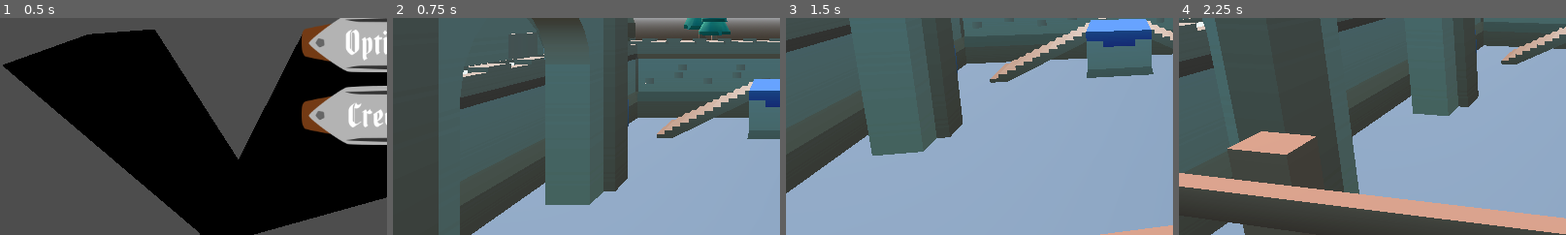
Above: before the commit, frames 1-4 (left to right).
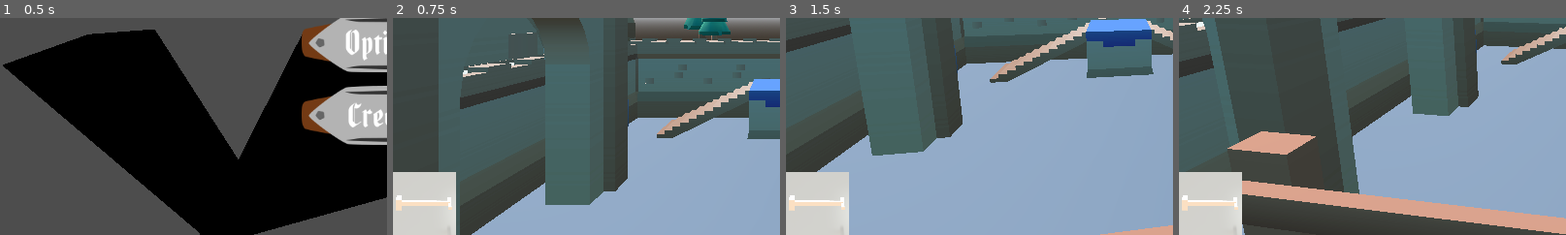
Above: after the commit, the same moments.

Repository: CodeyWinslow/brackeys_2025_1
Game: Godot game, scene res://scenes/start_scene.tscn
Two runs of this game, one before a commit and one after it. Both use one fixed random seed, a clock stepped at 60 frames per second and the inputs below.
Inputs (mouse positions are % of the whole screen's width and height, from its top left):
- Up to frame 1 (0.5 s): no input
- Up to frame 2 (0.75 s): click "Play" at 0.5 s
- Up to frame 3 (1.5 s): tap Enter at 1.25 s; move the mouse to (55, 50) at 1.27 s; press the mouse at (55, 50) at 1.28 s; hold Up from 1.28 s (still down)
- Up to frame 4 (2.25 s): keep holding Up; tap Space at 2 s; move the mouse to (45, 50) at 2.02 s; release the mouse at (45, 50) at 2.03 s; right-click (45, 50) at 2.1 s
The pictures show only the part of the screen within x 0-50%, y 50-100%; the shares and areas given below are measured in that part.

Frame 1 is identical in both runs. In frame 2, 4.7% of the frame differs, in the area x 0-17%, y 70-100%; in frame 3, 4.7%; in frame 4, 4.7%.
Error before the commit: Invalid access to property or key 'bolts' on a base object of type 'Nil'. (res://scripts/GUI/hud.gd:33)

Commit message:
RIP to UID

Diff:
--- a/godot/brackeyssnipergame/scenes/stages/wedding_stage.tscn
+++ b/godot/brackeyssnipergame/scenes/stages/wedding_stage.tscn
@@ -1,8 +1,6 @@
-[gd_scene load_steps=17 format=3 uid="uid://bxi3joe7riqat"]
+[gd_scene load_steps=16 format=3 uid="uid://bxi3joe7riqat"]
 
 [ext_resource type="PackedScene" uid="uid://jxsemljcrvni" path="res://prefabs/director.tscn" id="1_uvbfl"]
-[ext_resource type="Script" path="res://scripts/GUI/hud.gd" id="2_skfys"]
-[ext_resource type="Texture2D" uid="uid://b8m44jalstqwr" path="res://assets/textures/crosshair.png" id="3_lj7vg"]
 [ext_resource type="PackedScene" uid="uid://2cefjfyebjct" path="res://assets/models/stairs-stone.glb" id="4_8gb86"]
 [ext_resource type="PackedScene" uid="uid://cbnj5eh1jxe02" path="res://assets/models/tower-square-base-color.glb" id="5_8wilg"]
 [ext_resource type="PackedScene" uid="uid://tp2qkruajkqt" path="res://assets/models/wall.glb" id="6_5m8xu"]
@@ -12,6 +10,7 @@
 [ext_resource type="PackedScene" uid="uid://ckdm2w736h5fc" path="res://assets/models/door.glb" id="10_o0s6l"]
 [ext_resource type="PackedScene" uid="uid://bmfhlmhgr8gx7" path="res://assets/models/tree-large.glb" id="11_w4nf0"]
 [ext_resource type="PackedScene" uid="uid://cf6v5wrx3qt7v" path="res://assets/models/tree-small.glb" id="12_16s7w"]
+[ext_resource type="PackedScene" uid="uid://bcnjlp2j2hry0" path="res://prefabs/GUI/hud.tscn" id="12_hij7k"]
 [ext_resource type="PackedScene" uid="uid://dfg3ddxiedwfx" path="res://assets/models/tower-base.glb" id="13_nqlin"]
 
 [sub_resource type="ProceduralSkyMaterial" id="ProceduralSkyMaterial_00btf"]
@@ -51,52 +50,6 @@
 
 [node name="Director" parent="." node_paths=PackedStringArray("player_anchors") instance=ExtResource("1_uvbfl")]
 player_anchors = [NodePath("../PlayerAnchors/PlayerAnchor1")]
-
-[node name="HUD" type="Control" parent="." node_paths=PackedStringArray("chaos_meter", "scope_overlay")]
-layout_mode = 3
-anchors_preset = 15
-anchor_right = 1.0
-anchor_bottom = 1.0
-grow_horizontal = 2
-grow_vertical = 2
-mouse_filter = 2
-script = ExtResource("2_skfys")
-chaos_meter = NodePath("ProgressBar")
-scope_overlay = NodePath("Scope")
-
-[node name="ProgressBar" type="ProgressBar" parent="HUD"]
-custom_minimum_size = Vector2(450, 50)
-layout_mode = 1
-anchors_preset = 1
-anchor_left = 1.0
-anchor_right = 1.0
-offset_left = -296.0
-offset_top = 36.0
-offset_right = -46.0
-offset_bottom = 86.0
-grow_horizontal = 0
-mouse_filter = 2
-show_percentage = false
-
-[node name="Scope" type="Control" parent="HUD"]
-layout_mode = 1
-anchors_preset = 15
-anchor_right = 1.0
-anchor_bottom = 1.0
-grow_horizontal = 2
-grow_vertical = 2
-mouse_filter = 2
-
-[node name="TextureRect" type="TextureRect" parent="HUD/Scope"]
-layout_mode = 1
-anchors_preset = 15
-anchor_right = 1.0
-anchor_bottom = 1.0
-grow_horizontal = 2
-grow_vertical = 2
-texture = ExtResource("3_lj7vg")
-expand_mode = 4
-stretch_mode = 5
 
 [node name="stairs-stone2" parent="." instance=ExtResource("4_8gb86")]
 transform = Transform3D(-1.28331e-07, 0, 1.68735, 0, 1, 0, -2.93588, 0, -7.37565e-08, -1.03759, 0.000976756, -2.42041)
@@ -211,3 +164,5 @@
 
 [node name="wall22" parent="." instance=ExtResource("6_5m8xu")]
 transform = Transform3D(3, 0, 0, 0, 3, 0, 0, 0, 3, -4.606, -0.540219, 3.65813)
+
+[node name="HUD" parent="." instance=ExtResource("12_hij7k")]
Not shown: 1 places in godot/brackeyssnipergame/resources/bolts/base_bolt.tres that only renumber resources
